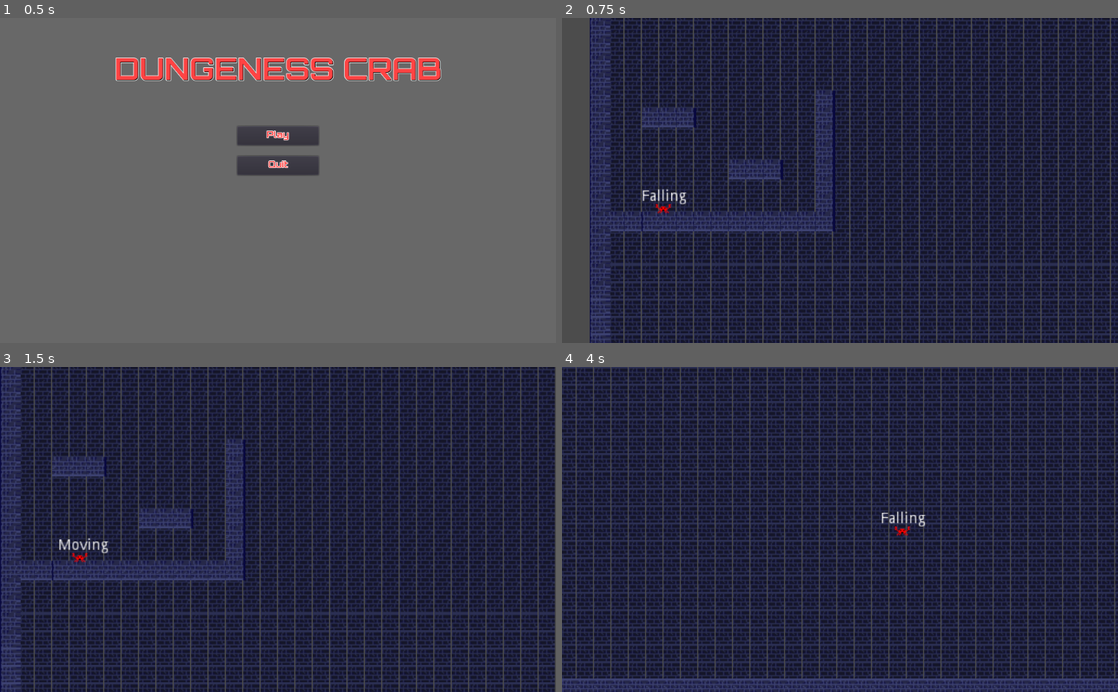
Above: before the commit, frames 1-4 (two rows, left to right).
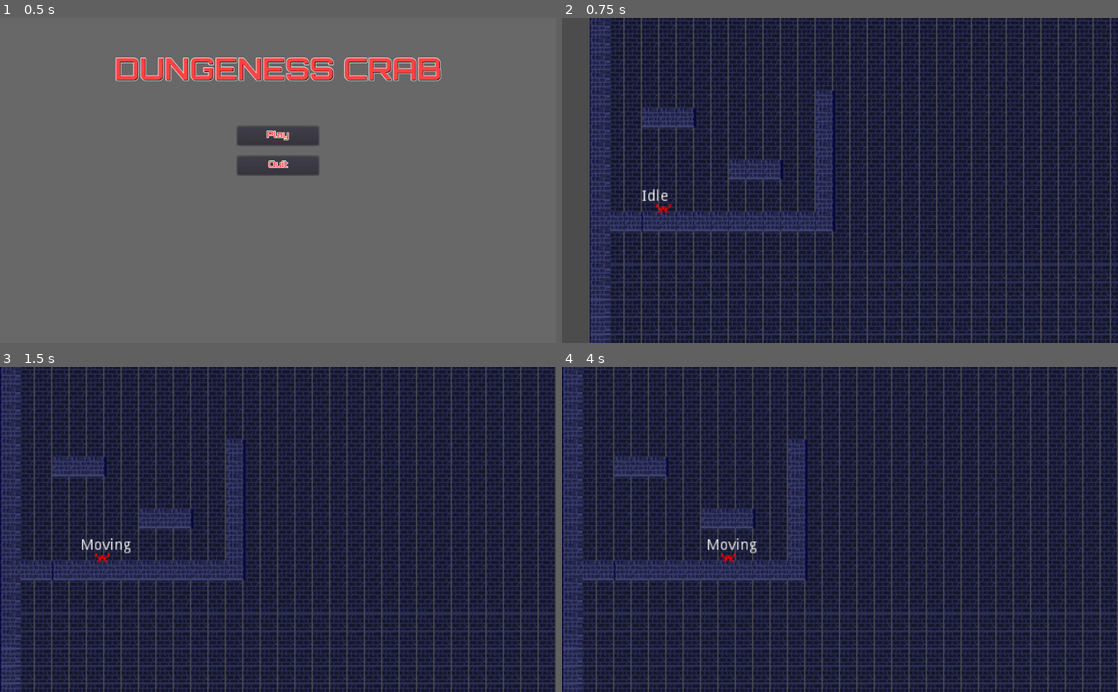
Above: after the commit, the same moments.

Repository: NickPieto/Game-Jam-XNHJ-FINAL
Game: Godot game, scene res://UI/Main Menu.tscn
Same seed, same stepped clock (60 frames per second), same inputs: the game is played once before the commit and once after it.
Inputs:
- Up to frame 1 (0.5 s): no input
- Up to frame 2 (0.75 s): click "Play" at 0.5 s
- Up to frame 3 (1.5 s): hold D (right) from 1.28 s (still down)
- Up to frame 4 (4 s): tap W (jump) at 1.52, 2.27, 3.77 s; release D (right) at 2.78 s; hold A (left) 2.78-3.53 s; hold D (right) from 3.53 s (still down)

Frame 1 is identical in both runs. In frame 2, 0.2% of the frame differs, in the area x 14-23%, y 52-58%; in frame 3, 0.4%; in frame 4, 43%, in the area x 0-100%, y 0-100%.

Commit message:
No more velocity based movement

Diff:
--- a/Final Project/Player/Player.gd
+++ b/Final Project/Player/Player.gd
@@ -8,8 +8,8 @@
 
 export var gravity = Vector2(0,30)
 
-export var move_speed = 5
-export var max_move = 200
+export var move_speed = 75
+export var max_move = 75
 
 export var jump_speed = 1000 #Set jump speed and max jump for a single, instantaneous jump
 export var max_jump = 1000
